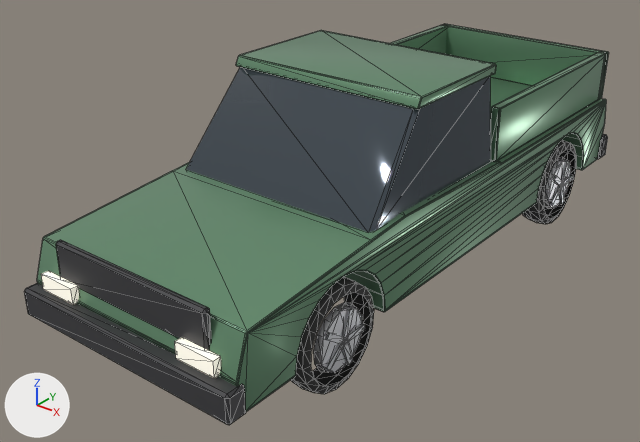
The glTF model public/maps/assets/models/pickup.glb: old version first, new version second.
One viewpoint serves both versions: a 50 mm camera at (3.91, -5.54, 3.66) aimed at (-0.19, -0.42, 0.48). The lights are fixed; the arrows at lower left show +X, +Y and +Z. The older version comes first. Mesh edges are drawn as thin lines. Where no turn or scale is listed for an object, it has been applied to the vertices. Vertices at exactly the same position are counted once.

Before the edit, the objects in view are built like this:
```python
me_pickup = bpy.data.meshes.new('pickup')
me_pickup.from_pydata(...)  # 1310 vertices, 2280 faces; spans x -0.97..0.97, y -2.7..2.7, z -0.9..0.9
# faces by material slot: [1080, 44, 24, 24, 132, 576, 400]
me_pickup.materials.append(mat_paint_0_15_0_30_0_18)  # green #6c9576
me_pickup.materials.append(mat_car_glass)  # greyish blue #505961
me_pickup.materials.append(mat_headlight)  # white #fffaed, glowing grey #aaa699
me_pickup.materials.append(mat_taillight)  # red #cb3f38, glowing red #862118
me_pickup.materials.append(mat_car_trim)  # dark grey #454548
me_pickup.materials.append(mat_tyre)  # dark grey #353535
me_pickup.materials.append(mat_rim)  # light grey #c4c5c8
ob_pickup = bpy.data.objects.new('pickup', me_pickup)
ob_pickup.location = (0.0, 0.0, 0.901)
```
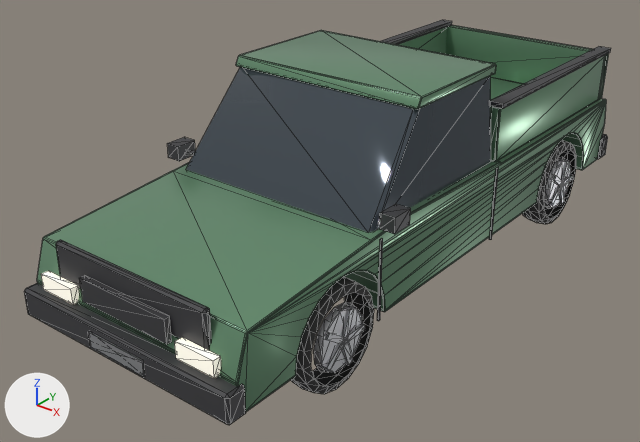
Where the newer file only moved an object's origin or applied its transform, the numbers keep the older frame.

Changed parts and their boxes [x1, y1, x2, y2] in the pictures (640 x 442 px):
'pickup', reshaped
    before: [24, 24, 609, 425]
    after: [24, 20, 611, 425]
part 1 of me_pickup, added
    after: [380, 20, 452, 45]
part 2 of me_pickup, added
    after: [490, 46, 611, 109]
part 3 of me_pickup, added
    after: [80, 275, 172, 345]
part 4 of me_pickup, added
    after: [377, 239, 383, 321]
part 5 of me_pickup, added
    after: [489, 167, 498, 240]
part 6 of me_pickup, added
    after: [167, 137, 196, 161]
part 7 of me_pickup, added
    after: [186, 150, 195, 156]
part 8 of me_pickup, added
    after: [379, 204, 411, 234]
part 9 of me_pickup, added
    after: [88, 331, 145, 377]

What the commit changed:
me_pickup is used by ob_pickup; location (0.0, 0.0, 0.901).
me_pickup had 1310 vertices, 2280 faces and spanned x -0.97..0.97, y -2.7..2.7, z -0.9..0.9.
me_pickup now has 1422 vertices, 2448 faces and spans x -1.07..1.07, y -2.71..2.71, z -0.9..0.9.
me_pickup part 1: a new loose piece, a box spanning x -0.92..-0.8, y 0.45..2.55, z 0.549..0.589, in mat_car_trim (dark grey #454548).
me_pickup part 2: a new loose piece, a box spanning x 0.8..0.92, y 0.45..2.55, z 0.549..0.589, in mat_car_trim (dark grey #454548).
me_pickup part 3: a new loose piece, a box spanning x -0.399..0.399, y -2.625..-2.585, z -0.231..-0.051, in mat_car_trim (dark grey #454548).
me_pickup part 4: a new loose piece, a box spanning x 0.948..0.96, y -1.21..-1.19, z -0.541..0.089, in mat_car_trim (dark grey #454548).
me_pickup part 5: a new loose piece, a box spanning x 0.948..0.96, y 0.37..0.39, z -0.541..0.089, in mat_car_trim (dark grey #454548).
me_pickup part 6: a new loose piece, a box spanning x -1.07..-0.95, y -1.22..-1.04, z 0.17..0.29, in mat_car_trim (dark grey #454548).
me_pickup part 7: the loose piece of 8 vertices spanning x -0.97..-0.92, y -1.62..-1.51, z -0.51..-0.28 is copied, and the copy is multiplied about its middle by the matrix ((0.096, -0.263, -0.269), (-0.168, 0.218, -0.274), (0.336, 0.184, -0.06)), then moved by (0.01, 0.46, 0.61), in mat_car_trim (dark grey #454548); it spans x -0.98..-0.89, y -1.15..-1.07, z 0.19..0.23.
me_pickup part 8: a new loose piece, a box spanning x 0.95..1.07, y -1.22..-1.04, z 0.17..0.29, in mat_car_trim (dark grey #454548).
me_pickup part 9: a new loose piece, a box spanning x -0.26..0.26, y -2.71..-2.7001, z -0.4807..-0.3606, in mat_rim (light grey #c4c5c8).
Other edits to the shape of me_pickup do not show in these pictures.
